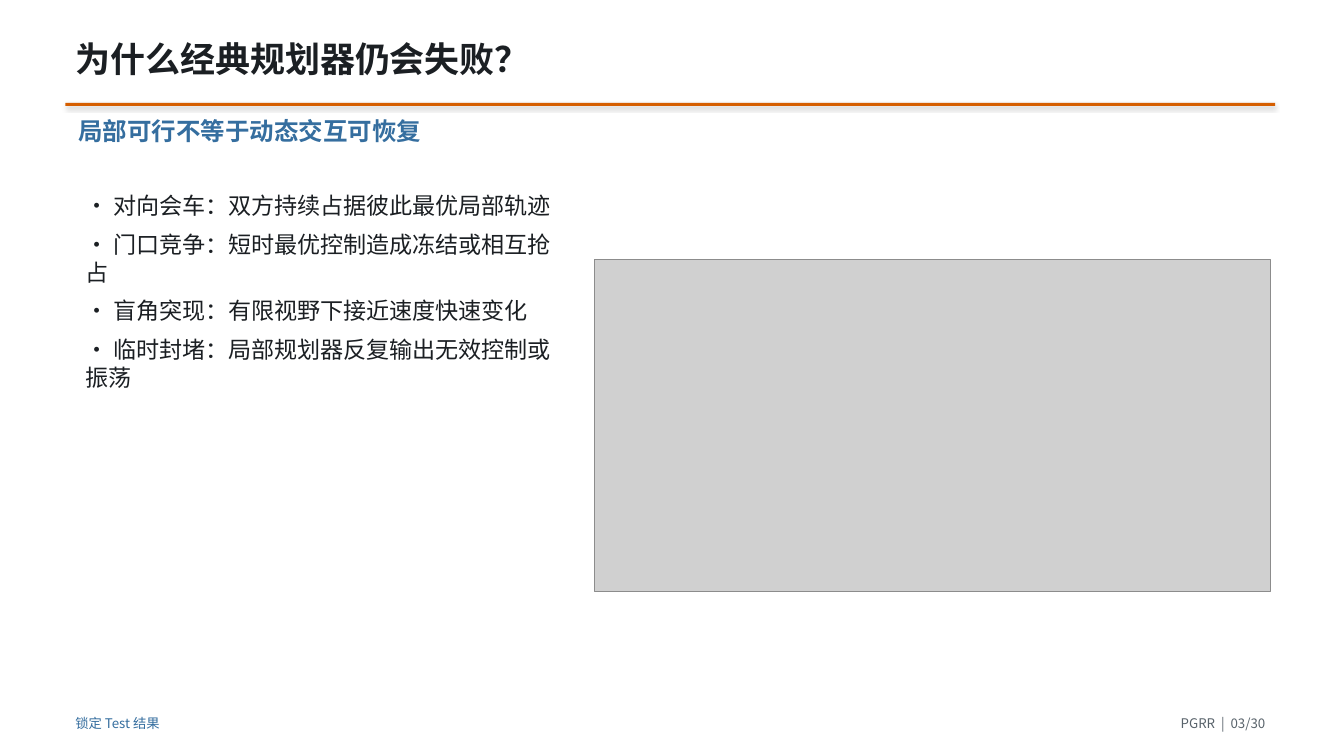
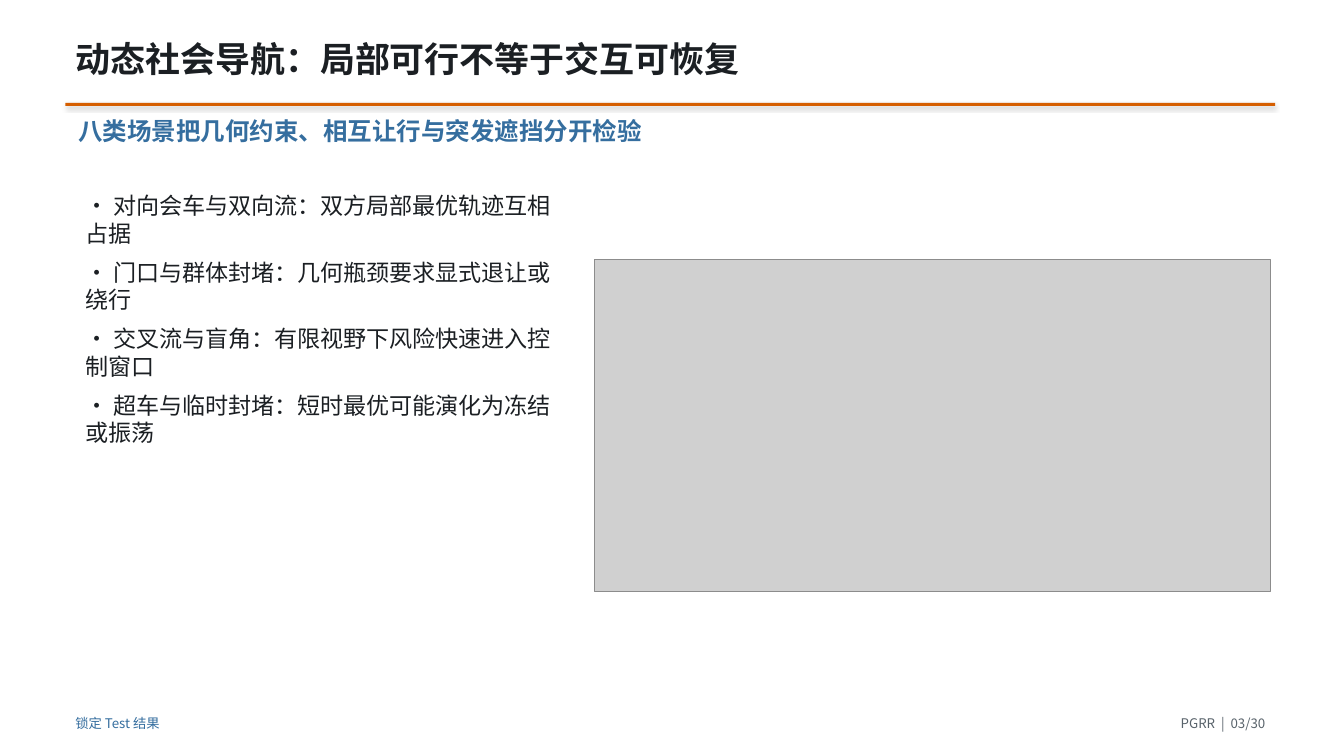
Before and after one commit to CC-robotics/PGRR, a slide deck: slide 3 of presentation/PGRR_report_zh.pptx. Drawn at 1344x756 pixels with LibreOffice and Linux fonts; fonts in the diff are those of the drawing; grey boxes stand for pictures. Boxes give left, top, right and bottom in pixels: in the first picture for what was removed or moved away, otherwise in the second. Text is boxed around its words. In the diff, an @@ line names an element or a change of style, - is before the commit and + after.

```diff
--- a/presentation/PGRR_report_zh.pptx
+++ b/presentation/PGRR_report_zh.pptx
@@ text at [75,42,739,76]: text changed @@
-为什么经典规划器仍会失败？
+动态社会导航：局部可行不等于交互可恢复
@@ text at [78,119,641,143]: text changed @@
-局部可行不等于动态交互可恢复
+八类场景把几何约束、相互让行与突发遮挡分开检验
@@ text at [85,194,551,443]: text changed @@
-• 对向会车：双方持续占据彼此最优局部轨迹
-• 门口竞争：短时最优控制造成冻结或相互抢占
-• 盲角突现：有限视野下接近速度快速变化
-• 临时封堵：局部规划器反复输出无效控制或振荡
+• 对向会车与双向流：双方局部最优轨迹互相占据
+• 门口与群体封堵：几何瓶颈要求显式退让或绕行
+• 交叉流与盲角：有限视野下风险快速进入控制窗口
+• 超车与临时封堵：短时最优可能演化为冻结或振荡
```
Also in this commit, not shown: 9 other slides changed, 7 slides added, 7 slides removed, 20 other files.
